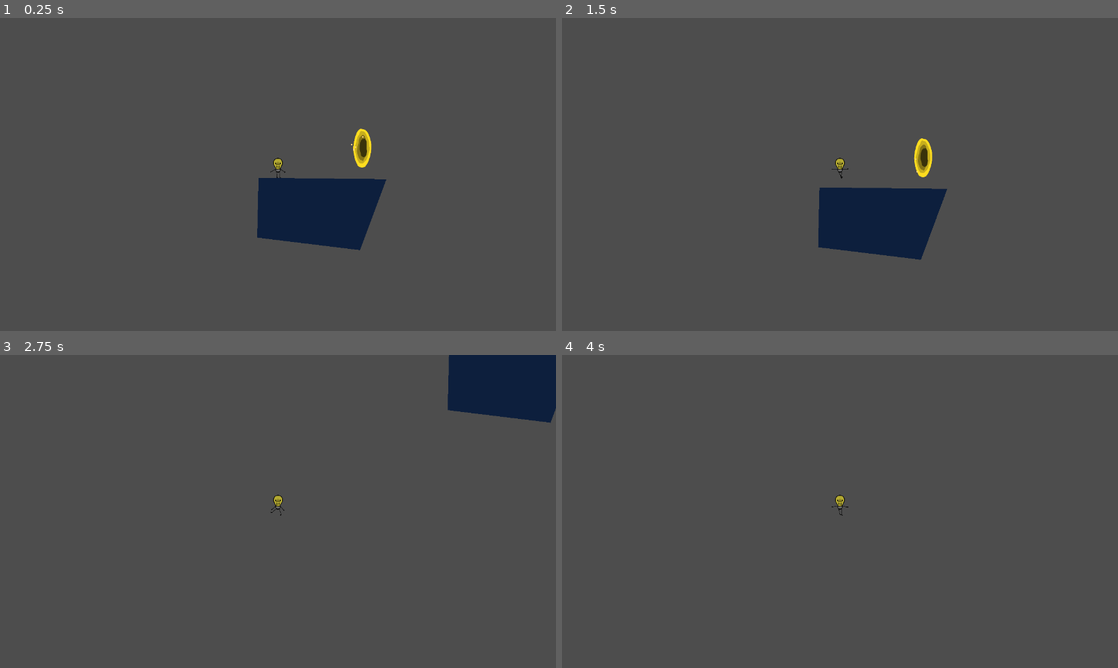
Above: before the commit, frames 1-4 (two rows, left to right).
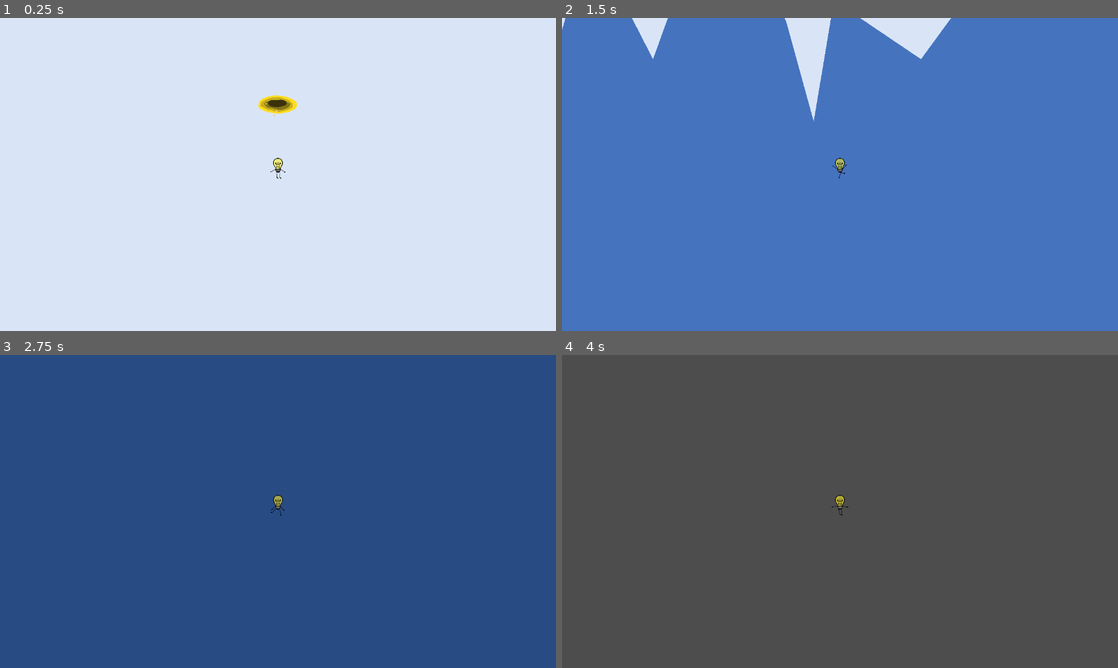
Above: after the commit, the same moments.

Repository: rasmussvala/Bigmode-Game-Jam-2025
Game: Godot game, scene res://scenes/levels/level_7.tscn
Two runs of this game, one before a commit and one after it. Both use one fixed random seed, a clock stepped at 60 frames per second and the inputs below. This scene is started directly instead of the project's main scene.
Inputs:
- Up to frame 1 (0.25 s): no input
- Up to frame 2 (1.5 s): hold Shift (dodge) 0.53-1.28 s; hold D (move_right) from 0.53 s (still down); tap Space (jump) at 0.77 s; tap Shift (dodge) at 1.35 s
- Up to frame 3 (2.75 s): tap Space (jump) at 1.52 s; release D (move_right) at 2.03 s; hold A (move_left) from 2.03 s (still down); hold Shift (dodge) from 2.03 s (still down)
- Up to frame 4 (4 s): release A (move_left) at 2.78 s; release Shift (dodge) at 2.78 s; hold D (move_right) from 2.78 s (still down); tap Shift (dodge) at 2.85 s; tap Space (jump) at 3.02, 3.77 s; tap Enter at 3.5 s; hold Shift (dodge) from 3.53 s (still down)

The runs differ from the first frame. In frame 1, 100% of the frame differs, in the area x 0-100%, y 0-100%; in frame 2, 100%; in frame 3, 100%; in frame 4, less than 0.1%.

Commit message:
added lvl 7

Diff:
--- a/scenes/levels/level_6.tscn
+++ b/scenes/levels/level_6.tscn
@@ -21,7 +21,8 @@
 position = Vector2(-16, 2)
 
 [node name="NextLevel" parent="." instance=ExtResource("3_wxqcv")]
-position = Vector2(556, 12)
+position = Vector2(692, 52)
+rotation = -4.78744
 
 [node name="Obstacles" type="Node" parent="."]
 
--- a/scenes/levels/level_7.tscn
+++ b/scenes/levels/level_7.tscn
@@ -1,16 +1,85 @@
-[gd_scene load_steps=4 format=3 uid="uid://jtwkcloqua78"]
+[gd_scene load_steps=5 format=3 uid="uid://bxvuf7pi8a82p"]
 
 [ext_resource type="PackedScene" uid="uid://cb3vh0dhrgdyp" path="res://scenes/player.tscn" id="1_ujfov"]
-[ext_resource type="PackedScene" uid="uid://gr206ync62i2" path="res://scenes/levels/obstacles/obstacle_1.tscn" id="2_81yat"]
-[ext_resource type="PackedScene" uid="uid://bly0mnguraowr" path="res://scenes/next_level.tscn" id="3_1480t"]
+[ext_resource type="PackedScene" uid="uid://bx2wrphdy35jy" path="res://scenes/next_level.tscn" id="3_1480t"]
+[ext_resource type="PackedScene" uid="uid://fuekg0vgkssg" path="res://scenes/killzone.tscn" id="3_s6r3v"]
+
+[sub_resource type="WorldBoundaryShape2D" id="WorldBoundaryShape2D_gwupm"]
+normal = Vector2(0.016258, -0.999868)
 
 [node name="Level7" type="Node2D"]
+
+[node name="Background" type="Node2D" parent="."]
+position = Vector2(-700, 600)
+scale = Vector2(0.5, 0.5)
+
+[node name="Back" type="Parallax2D" parent="Background"]
+scroll_scale = Vector2(0.1, 1)
+
+[node name="Polygon2D" type="Polygon2D" parent="Background/Back"]
+position = Vector2(45, -101)
+scale = Vector2(2.84144, 1.31212)
+color = Color(0.8536, 0.89822, 0.97, 1)
+polygon = PackedVector2Array(-75.6658, -1368.02, -68, 787, 1425, 773, 1431.32, -1287.23)
+
+[node name="Middle" type="Parallax2D" parent="Background"]
+scroll_scale = Vector2(0.3, 1)
+
+[node name="Polygon2D4" type="Polygon2D" parent="Background/Middle"]
+position = Vector2(1143, 30.3121)
+rotation = 3.14159
+scale = Vector2(0.834646, 1.91823)
+color = Color(0.270846, 0.452625, 0.747651, 1)
+polygon = PackedVector2Array(-221.651, 115.256, 103, 253, 179.717, 153.674, 266, 153, 347, 106, 497, 149, 531.962, 60.3721, 579, 133, 692.509, 242.86, 809, 106, 917.755, 196.209, 1014.8, 57.6279, 1111, 134, 1192, 203, 1591.09, 160.535, 1594.69, -577.651, -262.387, -603.721)
+
+[node name="Polygon2D5" type="Polygon2D" parent="Background/Middle"]
+position = Vector2(2514, 59.6832)
+rotation = 3.14159
+scale = Vector2(0.834646, 1.96317)
+color = Color(0.270846, 0.452625, 0.747651, 1)
+polygon = PackedVector2Array(-221.651, 115.256, 103, 253, 179.717, 153.674, 266, 153, 347, 106, 497, 149, 531.962, 60.3721, 579, 133, 692.509, 242.86, 809, 106, 917.755, 196.209, 1014.8, 57.6279, 1111, 134, 1192, 203, 1440.13, 146.814, 1453.31, -477.488, 624.099, -495.456, -256.396, -514.535)
+
+[node name="Polygon2D6" type="Polygon2D" parent="Background/Middle"]
+position = Vector2(3733, -31.3907)
+rotation = 3.14159
+scale = Vector2(0.834646, 1.74153)
+color = Color(0.270846, 0.452625, 0.747651, 1)
+polygon = PackedVector2Array(-432.519, 164.651, 103, 253, 179.717, 153.674, 266, 153, 347, 106, 497, 149, 531.962, 60.3721, 579, 133, 692.509, 242.86, 809, 106, 917.755, 196.209, 1014.8, 57.6279, 1111, 134, 1192, 203, 1440.13, 146.814, 1470.09, -598.233, -458.877, -624.302)
+
+[node name="Front" type="Parallax2D" parent="Background"]
+scroll_scale = Vector2(0.7, 1)
+
+[node name="Polygon2D2" type="Polygon2D" parent="Background/Front"]
+position = Vector2(1290, 774)
+rotation = -3.14159
+color = Color(0.156863, 0.294118, 0.517647, 1)
+polygon = PackedVector2Array(2, 131, 103, 253, 222, 232, 266, 153, 347, 106, 497, 149, 524, 248, 579, 133, 669, 205, 809, 106, 899, 179, 1014, 105, 1111, 134, 1192, 203, 1570, 117, 1566, -1302, -126.003, -1322)
+
+[node name="Polygon2D3" type="Polygon2D" parent="Background/Front"]
+position = Vector2(2614, 758)
+rotation = -3.14159
+color = Color(0.156863, 0.294118, 0.517647, 1)
+polygon = PackedVector2Array(2, 131, 103, 253, 222, 232, 266, 153, 347, 106, 497, 149, 524, 248, 579, 133, 669, 205, 809, 106, 899, 179, 1014, 105, 1111, 134, 1192, 203, 1281, 127, 1396, -1356, -104.003, -1330)
+
+[node name="Polygon2D4" type="Polygon2D" parent="Background/Front"]
+position = Vector2(3809, 742)
+rotation = -3.14159
+color = Color(0.156863, 0.294118, 0.517647, 1)
+polygon = PackedVector2Array(-373, 139, 103, 253, 222, 232, 266, 153, 347, 106, 497, 149, 524, 248, 579, 133, 669, 205, 809, 106, 899, 179, 1014, 105, 1111, 134, 1192, 203, 1281, 127, 1327, -1358, -307.004, -1430)
 
 [node name="Player" parent="." instance=ExtResource("1_ujfov")]
 position = Vector2(-16, 2)
 
-[node name="Obstacle1" parent="." instance=ExtResource("2_81yat")]
-position = Vector2(1, 40)
+[node name="NextLevel" parent="." instance=ExtResource("3_1480t")]
+position = Vector2(-12, -11)
+rotation = -1.5708
 
-[node name="NextLevel" parent="." instance=ExtResource("3_1480t")]
-position = Vector2(44, 1)
+[node name="NextLevel2" parent="." instance=ExtResource("3_1480t")]
+position = Vector2(-23, 1302)
+rotation = 1.5708
+
+[node name="Killzone" parent="." instance=ExtResource("3_s6r3v")]
+
+[node name="CollisionShape2D" type="CollisionShape2D" parent="Killzone"]
+position = Vector2(-25, 1346)
+shape = SubResource("WorldBoundaryShape2D_gwupm")
